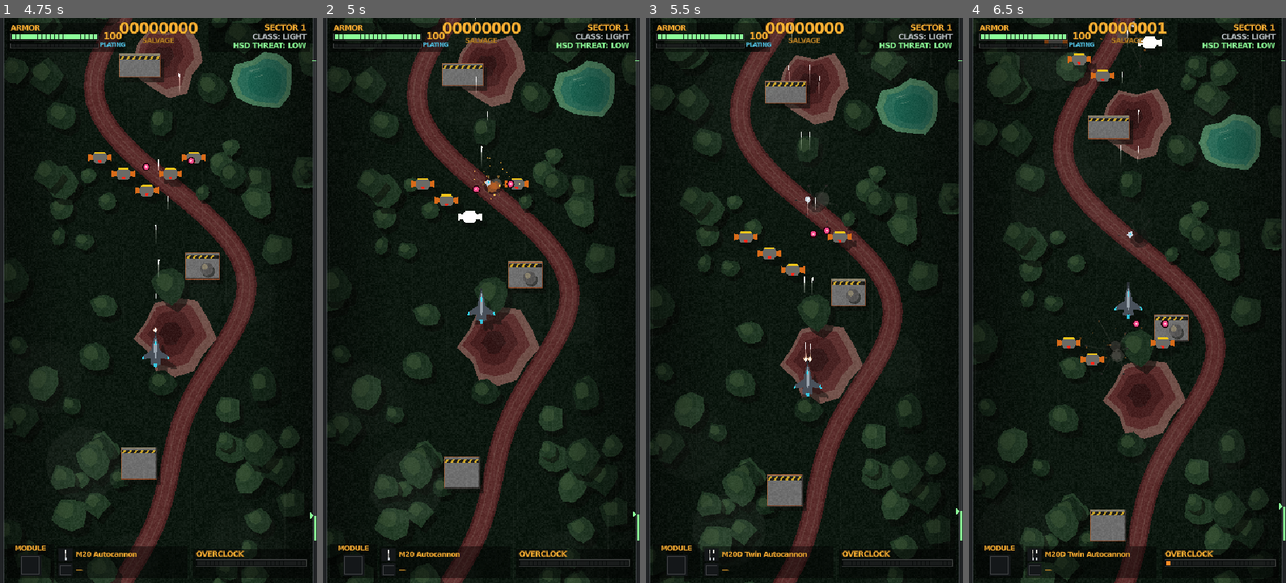
Above: before the commit, frames 1-4 (left to right).
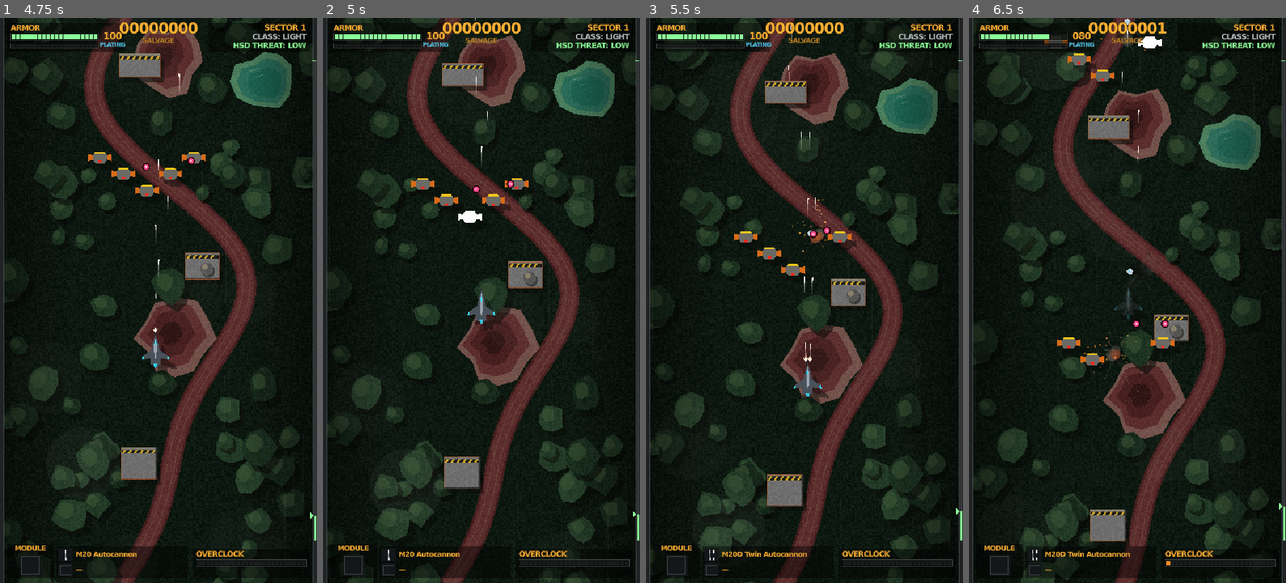
Above: after the commit, the same moments.

Repository: scenebiscuit-cell/asset-zero
Game: Godot game, scene res://scenes/main/main.tscn
Two runs of this game, one before a commit and one after it. Both use one fixed random seed, a clock stepped at 60 frames per second and the inputs below.
Inputs (mouse positions are in pixels of both pictures, inside the frame that each line leads up to):
- Up to frame 1 (4.75 s): tap Enter at 0.5 s; move the mouse to (228, 272) at 0.52 s; hold D (move_right) 0.53-1.25 s; hold Space (fire) 0.53-1.25 s; click (228, 272) at 0.67 s; drag from (95, 328) to (272, 436) at 1.27 s; move the mouse to (190, 176) at 2.02 s; hold D (move_right) 2.03-2.75 s; hold Shift (morph) 2.03-2.75 s; tap Space (fire) at 2.3 s; drag from (142, 413) to (301, 430) at 2.77 s; move the mouse to (253, 385) at 3.52 s; hold A (move_left) 3.53-4.25 s; hold Space (fire) 3.53-4.25 s; tap 1 at 3.6 s; drag from (63, 215) to (171, 125) at 4.27 s
- Up to frame 2 (5 s): no input
- Up to frame 3 (5.5 s): move the mouse to (820, 300) at 5.02 s; hold S (move_down) from 5.03 s (still down); hold Space (fire) from 5.03 s (still down); tap 2 at 5.1 s; click (820, 300) at 5.17 s
- Up to frame 4 (6.5 s): release S (move_down) at 5.75 s; release Space (fire) at 5.75 s; drag from (1079, 159) to (1133, 260) at 5.77 s

Frame 1 is identical in both runs. In frame 2, 0.3% of the frame differs, in the area x 47-63%, y 24-35%; in frame 3, 0.3%; in frame 4, 0.7%, in the area x 25-61%, y 0-67%.

Commit message:
Step 11 part 2: Flak Burst and Drill Lance modules; enemy HP up ~30%
Co-Authored-By: Claude Opus 5.5 <noreply@anthropic.com>

Diff:
--- a/data/enemies/aa_emplacement.tres
+++ b/data/enemies/aa_emplacement.tres
@@ -1,14 +1,16 @@
-[gd_resource type="Resource" script_class="EnemyData" load_steps=2 format=3]
+[gd_resource type="Resource" script_class="EnemyData" load_steps=3 format=3]
 
 [ext_resource type="Script" path="res://resources/enemy_data.gd" id="1_enemy"]
+[ext_resource type="Resource" path="res://data/modules/flak_burst.tres" id="2_module"]
 
 [resource]
 script = ExtResource("1_enemy")
 layer = 1
-max_hp = 60
+max_hp = 80
 speed = 0.0
 salvage = 3
 contact_damage = 0
 fire_interval = 1.4
 round_speed = 230.0
 round_damage = 12
+module = ExtResource("2_module")
--- a/data/enemies/armored_transport.tres
+++ b/data/enemies/armored_transport.tres
@@ -5,7 +5,7 @@
 [resource]
 script = ExtResource("1_enemy")
 layer = 0
-max_hp = 160
+max_hp = 210
 speed = 55.0
 salvage = 6
 contact_damage = 30
--- a/data/enemies/hg7_gunship.tres
+++ b/data/enemies/hg7_gunship.tres
@@ -6,7 +6,7 @@
 [resource]
 script = ExtResource("1_enemy")
 layer = 0
-max_hp = 90
+max_hp = 120
 speed = 160.0
 salvage = 5
 contact_damage = 25
--- a/data/enemies/id4_interceptor_drone.tres
+++ b/data/enemies/id4_interceptor_drone.tres
@@ -5,7 +5,7 @@
 [resource]
 script = ExtResource("1_enemy")
 layer = 0
-max_hp = 15
+max_hp = 20
 speed = 150.0
 salvage = 2
 contact_damage = 15
--- a/data/enemies/mining_platform.tres
+++ b/data/enemies/mining_platform.tres
@@ -1,11 +1,13 @@
-[gd_resource type="Resource" script_class="EnemyData" load_steps=2 format=3]
+[gd_resource type="Resource" script_class="EnemyData" load_steps=3 format=3]
 
 [ext_resource type="Script" path="res://resources/enemy_data.gd" id="1_enemy"]
+[ext_resource type="Resource" path="res://data/modules/drill_lance.tres" id="2_module"]
 
 [resource]
 script = ExtResource("1_enemy")
 layer = 1
-max_hp = 220
+max_hp = 290
 speed = 0.0
 salvage = 8
 contact_damage = 0
+module = ExtResource("2_module")
--- a/data/enemies/rd2_recon_drone.tres
+++ b/data/enemies/rd2_recon_drone.tres
@@ -5,7 +5,7 @@
 [resource]
 script = ExtResource("1_enemy")
 layer = 0
-max_hp = 20
+max_hp = 25
 speed = 180.0
 salvage = 1
 contact_damage = 20
--- /dev/null
+++ b/data/modules/drill_lance.tres
@@ -0,0 +1,13 @@
+[gd_resource type="Resource" script_class="DrillLanceData" load_steps=3 format=3]
+
+[ext_resource type="Script" path="res://resources/drill_lance_data.gd" id="1_drill"]
+[ext_resource type="PackedScene" path="res://scenes/weapons/modules/drill_lance.tscn" id="2_scene"]
+
+[resource]
+script = ExtResource("1_drill")
+color = Color(0.75, 0.85, 0.95, 1)
+name_key = "MODULE_DRILL_LANCE"
+hardpoint = 4
+scene = ExtResource("2_scene")
+fire_interval = 0.06
+damage = 5
--- /dev/null
+++ b/data/modules/flak_burst.tres
@@ -0,0 +1,14 @@
+[gd_resource type="Resource" script_class="FlakBurstData" load_steps=3 format=3]
+
+[ext_resource type="Script" path="res://resources/flak_burst_data.gd" id="1_flak"]
+[ext_resource type="PackedScene" path="res://scenes/weapons/modules/flak_burst.tscn" id="2_scene"]
+
+[resource]
+script = ExtResource("1_flak")
+color = Color(1, 0.8, 0.2, 1)
+round_tint = Color(1, 0.92, 0.6, 1)
+name_key = "MODULE_FLAK_BURST"
+hardpoint = 4
+scene = ExtResource("2_scene")
+fire_interval = 0.45
+damage = 14
--- /dev/null
+++ b/resources/drill_lance_data.gd
@@ -0,0 +1,12 @@
+class_name DrillLanceData
+extends ModuleData
+## Drill Lance (from the Mining Platform): a short spinning drill beam that pierces everything.
+## fire_interval is the damage tick; damage is per tick, to every enemy the drill touches.
+
+## How far the drill reaches past the Salvage Mount, in pixels.
+@export var length: float = 130.0
+## Lance form: the drill extends twice as far (DESIGN.md §5.8).
+@export var lance_length: float = 260.0
+@export var width: float = 14.0
+## Seconds to extend to full length (and to pull back in when Fire is released).
+@export var extend_time: float = 0.08
--- /dev/null
+++ b/resources/flak_burst_data.gd
@@ -0,0 +1,14 @@
+class_name FlakBurstData
+extends ModuleData
+## Flak Burst (from the AA Emplacement): rounds that burst in a small blast after a short distance.
+## damage is per blast, to everything inside it.
+
+@export var rounds: int = 2
+## Gunship form fans the rounds out by this much in total, in degrees. Lance form fires them straight.
+@export var fan_degrees: float = 20.0
+@export var round_speed: float = 620.0
+## How far a round flies before bursting on its own.
+@export var burst_distance: float = 190.0
+## Lance form: longer range before bursting (DESIGN.md §5.8).
+@export var lance_burst_distance: float = 380.0
+@export var blast_radius: float = 36.0
--- a/scenes/player/player.tscn
+++ b/scenes/player/player.tscn
@@ -19,6 +19,8 @@
 [ext_resource type="Script" path="res://scenes/player/assimilate_fx.gd" id="17_assimilate"]
 [ext_resource type="Resource" path="res://data/modules/spread_cannon.tres" id="18_spread"]
 [ext_resource type="Script" path="res://resources/module_data.gd" id="19_module_data"]
+[ext_resource type="Resource" path="res://data/modules/flak_burst.tres" id="20_flak"]
+[ext_resource type="Resource" path="res://data/modules/drill_lance.tres" id="21_drill"]
 
 [sub_resource type="CapsuleShape2D" id="CapsuleShape2D_hitbox"]
 resource_local_to_scene = true
@@ -213,4 +215,4 @@
 hardpoints = NodePath("../Hardpoints")
 nose_options = Array[ExtResource("11_weapon_data")]([ExtResource("3_m20"), ExtResource("13_m20d"), ExtResource("14_hel1")])
 pylon_options = Array[ExtResource("11_weapon_data")]([ExtResource("16_r1"), ExtResource("15_mk1")])
-module_options = Array[ExtResource("19_module_data")]([ExtResource("18_spread")])
+module_options = Array[ExtResource("19_module_data")]([ExtResource("18_spread"), ExtResource("20_flak"), ExtResource("21_drill")])
--- a/scenes/ui/weapon_icon.gd
+++ b/scenes/ui/weapon_icon.gd
@@ -86,5 +86,17 @@
 		for i: int in 5:
 			var angle: float = -PI / 2.0 + (i - 2) * 0.35
 			draw_line(center + Vector2(0.0, radius * 0.45), center + Vector2.from_angle(angle) * radius * 0.6, sign_color, 1.0)
+	elif module is FlakBurstData:
+		draw_circle(center + Vector2(0.0, -2.0), radius * 0.22, sign_color)
+		for i: int in 8:
+			var ray: Vector2 = Vector2.from_angle(i * PI / 4.0)
+			draw_line(center + Vector2(0.0, -2.0) + ray * radius * 0.3, center + Vector2(0.0, -2.0) + ray * radius * 0.5, sign_color, 1.0)
+	elif module is DrillLanceData:
+		var drill: PackedVector2Array = PackedVector2Array([center + Vector2(-radius * 0.3, radius * 0.5),
+				center + Vector2(radius * 0.3, radius * 0.5), center + Vector2(0.0, -radius * 0.65)])
+		draw_colored_polygon(drill, sign_color)
+		for i: int in 3:
+			var y: float = radius * (0.3 - i * 0.3)
+			draw_line(center + Vector2(-radius * 0.2, y), center + Vector2(radius * 0.2, y - 2.0), module.color, 1.0)
 	else:
 		draw_circle(center, radius * 0.25, sign_color)
--- /dev/null
+++ b/scenes/weapons/modules/drill_lance.gd
@@ -0,0 +1,74 @@
+class_name DrillLance
+extends ModuleWeapon
+## Drill Lance module (DESIGN.md §5.8): a short spinning drill that pierces everything it touches.
+## Lance form extends it twice as far. Pulls back in when Fire is released.
+
+## How fast the drill's threads scroll, in pixels per second (the spinning look).
+@export var spin_speed: float = 160.0
+@export var thread_spacing: float = 9.0
+@export var drill_color: Color = Color(0.5, 0.55, 0.6)
+@export var thread_color: Color = Color(0.9, 0.95, 1.0)
+
+var _drill: DrillLanceData
+var _length: float = 0.0
+var _tick: float = 0.0
+var _spin: float = 0.0
+## Reused every redraw, so the drill never allocates while spinning.
+var _wedge: PackedVector2Array = PackedVector2Array([Vector2.ZERO, Vector2.ZERO, Vector2.ZERO])
+
+@onready var _bore: Area2D = $Bore
+@onready var _bore_shape: CollisionShape2D = $Bore/Shape
+@onready var _drill_visual: Node2D = $Visual/Drill
+
+
+func _ready() -> void:
+	super()
+	_drill = data as DrillLanceData
+	_bore_shape.shape = RectangleShape2D.new()
+	_drill_visual.draw.connect(_draw_drill)
+	_set_length(0.0)
+
+
+func _physics_process(delta: float) -> void:
+	var active: bool = firing and enabled
+	var wanted: float = 0.0
+	if active:
+		wanted = _drill.lance_length if converged else _drill.length
+	if not is_equal_approx(_length, wanted):
+		var rate: float = maxf(_drill.length, _drill.lance_length) / _drill.extend_time
+		_set_length(move_toward(_length, wanted, rate * delta))
+	if _length <= 0.0:
+		_tick = maxf(_tick - delta, 0.0)
+		return
+	_spin = fmod(_spin + spin_speed * delta, thread_spacing)
+	_drill_visual.queue_redraw()
+	_tick -= delta
+	if _tick <= 0.0:
+		_tick += _drill.fire_interval
+		for area: Area2D in _bore.get_overlapping_areas():
+			var enemy: Enemy = area as Enemy
+			if enemy != null:
+				enemy.take_damage(scaled_damage(_drill.damage))
+
+
+func _set_length(length: float) -> void:
+	_length = length
+	(_bore_shape.shape as RectangleShape2D).size = Vector2(_drill.width, maxf(length, 1.0))
+	_bore_shape.position = Vector2(0.0, -length * 0.5)
+	_bore.monitoring = length > 0.0
+	_drill_visual.visible = length > 0.0
+	_drill_visual.queue_redraw()
+
+
+## A tapering wedge with threads that scroll toward the tip.
+func _draw_drill() -> void:
+	var half: float = _drill.width * 0.5
+	_wedge[0] = Vector2(-half, 0.0)
+	_wedge[1] = Vector2(half, 0.0)
+	_wedge[2] = Vector2(0.0, -_length)
+	_drill_visual.draw_colored_polygon(_wedge, drill_color)
+	var y: float = _spin
+	while y < _length - 4.0:
+		var w: float = half * (1.0 - y / _length)
+		_drill_visual.draw_line(Vector2(-w, -y), Vector2(w, -y - 4.0), thread_color, 1.0)
+		y += thread_spacing
--- /dev/null
+++ b/scenes/weapons/modules/drill_lance.tscn
@@ -0,0 +1,23 @@
+[gd_scene load_steps=2 format=3]
+
+[ext_resource type="Script" path="res://scenes/weapons/modules/drill_lance.gd" id="1_drill"]
+
+[node name="DrillLance" type="Node2D"]
+script = ExtResource("1_drill")
+
+[node name="Bore" type="Area2D" parent="."]
+collision_layer = 0
+collision_mask = 12
+monitoring = false
+monitorable = false
+
+[node name="Shape" type="CollisionShape2D" parent="Bore"]
+
+[node name="Visual" type="Node2D" parent="."]
+
+[node name="Drill" type="Node2D" parent="Visual"]
+z_index = -1
+
+[node name="Pod" type="Polygon2D" parent="Visual"]
+color = Color(0.32, 0.3, 0.28, 1)
+polygon = PackedVector2Array(-6, -3, 6, -3, 7, 3, -7, 3)
--- /dev/null
+++ b/scenes/weapons/modules/flak_burst.gd
@@ -0,0 +1,40 @@
+class_name FlakBurst
+extends ModuleWeapon
+## Flak Burst module (DESIGN.md §5.8): rounds burst in a small blast after a short distance.
+## Lance form fires them straight and lets them fly twice as far before bursting.
+
+var _flak: FlakBurstData
+var _cooldown: float = 0.0
+
+## Its own small pool of flak rounds. top_level, so the rounds fly in the world, not with the ship.
+@onready var _pool: ObjectPool = $FlakPool
+
+
+func _ready() -> void:
+	super()
+	_flak = data as FlakBurstData
+	_pool.top_level = true
+	_pool.global_position = Vector2.ZERO
+
+
+func _physics_process(delta: float) -> void:
+	_cooldown -= delta
+	if not firing or not enabled:
+		_cooldown = maxf(_cooldown, 0.0)
+		return
+	if _cooldown > 0.0:
+		return
+	_cooldown += _flak.fire_interval
+	var distance: float = _flak.lance_burst_distance if converged else _flak.burst_distance
+	for i: int in _flak.rounds:
+		var t: float = 0.0 if _flak.rounds < 2 else float(i) / (_flak.rounds - 1) - 0.5
+		var start: Vector2 = global_position
+		var direction: Vector2 = Vector2.UP
+		if converged:
+			start.x += t * 8.0
+		else:
+			direction = direction.rotated(deg_to_rad(t * _flak.fan_degrees))
+		var flak_round: FlakRound = _pool.acquire() as FlakRound
+		if flak_round != null:
+			flak_round.activate(start, direction * _flak.round_speed, distance,
+					scaled_damage(_flak.damage), _flak.blast_radius, _flak.round_tint)
--- /dev/null
+++ b/scenes/weapons/modules/flak_burst.tscn
@@ -0,0 +1,27 @@
+[gd_scene load_steps=4 format=3]
+
+[ext_resource type="Script" path="res://scenes/weapons/modules/flak_burst.gd" id="1_flak"]
+[ext_resource type="Script" path="res://scenes/weapons/object_pool.gd" id="2_pool"]
+[ext_resource type="PackedScene" path="res://scenes/weapons/modules/flak_round.tscn" id="3_round"]
+
+[node name="FlakBurst" type="Node2D"]
+script = ExtResource("1_flak")
+
+[node name="FlakPool" type="Node2D" parent="."]
+script = ExtResource("2_pool")
+scene = ExtResource("3_round")
+pool_size = 16
+
+[node name="Visual" type="Node2D" parent="."]
+
+[node name="Pod" type="Polygon2D" parent="Visual"]
+color = Color(0.32, 0.3, 0.28, 1)
+polygon = PackedVector2Array(-5, -3, 5, -3, 6, 3, -6, 3)
+
+[node name="BarrelLeft" type="Polygon2D" parent="Visual"]
+color = Color(0.85, 0.7, 0.25, 1)
+polygon = PackedVector2Array(-4, -3, -2, -3, -2, -9, -4, -9)
+
+[node name="BarrelRight" type="Polygon2D" parent="Visual"]
+color = Color(0.85, 0.7, 0.25, 1)
+polygon = PackedVector2Array(2, -3, 4, -3, 4, -9, 2, -9)
--- /dev/null
+++ b/scenes/weapons/modules/flak_round.gd
@@ -0,0 +1,88 @@
+class_name FlakRound
+extends PooledObject
+## Flak Burst round: flies a set distance (or until it touches an enemy), then bursts and damages
+## every enemy inside the blast.
+
+const OFFSCREEN_MARGIN: float = 32.0
+## Enemies, air and ground (CLAUDE.md collision layers 3 and 4).
+const ENEMY_MASK: int = (1 << 2) | (1 << 3)
+
+@export var blast_time: float = 0.25
+
+var _velocity: Vector2 = Vector2.ZERO
+var _distance_left: float = 0.0
+var _damage: int = 0
+var _radius: float = 0.0
+var _blast_left: float = 0.0
+var _query: PhysicsShapeQueryParameters2D
+var _circle: CircleShape2D
+
+@onready var _hitbox: CollisionShape2D = $Hitbox
+@onready var _shell: Node2D = $Visual/Shell
+@onready var _blast: Polygon2D = $Visual/Blast
+@onready var _sparks: CPUParticles2D = $Visual/Sparks
+
+
+func _ready() -> void:
+	area_entered.connect(_on_area_entered)
+	# Built once and reused for every burst.
+	_circle = CircleShape2D.new()
+	_query = PhysicsShapeQueryParameters2D.new()
+	_query.shape = _circle
+	_query.collision_mask = ENEMY_MASK
+	_query.collide_with_areas = true
+	_query.collide_with_bodies = false
+
+
+func activate(start: Vector2, velocity: Vector2, burst_distance: float, damage: int, radius: float,
+		tint: Color) -> void:
+	global_position = start
+	rotation = velocity.angle() + PI / 2.0
+	_velocity = velocity
+	_distance_left = burst_distance
+	_damage = damage
+	_radius = radius
+	_blast_left = 0.0
+	modulate = tint
+	_shell.visible = true
+	_blast.visible = false
+	_hitbox.set_deferred("disabled", false)
+	_start()
+
+
+func _physics_process(delta: float) -> void:
+	if _blast_left > 0.0:
+		_blast_left -= delta
+		var t: float = 1.0 - _blast_left / blast_time
+		# The blast polygon is 10 px across its radius at scale 1.
+		_blast.scale = Vector2.ONE * (_radius / 10.0) * lerpf(0.5, 1.0, t)
+		_blast.modulate.a = 1.0 - t
+		if _blast_left <= 0.0:
+			deactivate()
+		return
+	var step: Vector2 = _velocity * delta
+	position += step
+	_distance_left -= step.length()
+	if _distance_left <= 0.0:
+		_burst()
+	elif not get_viewport_rect().grow(OFFSCREEN_MARGIN).has_point(global_position):
+		deactivate()
+
+
+func _on_area_entered(area: Area2D) -> void:
+	if is_active() and _blast_left <= 0.0 and area is Enemy:
+		_burst()
+
+
+func _burst() -> void:
+	_blast_left = blast_time
+	_shell.visible = false
+	_blast.visible = true
+	_hitbox.set_deferred("disabled", true)
+	_sparks.restart()
+	_circle.radius = _radius
+	_query.transform = Transform2D(0.0, global_position)
+	for hit: Dictionary in get_world_2d().direct_space_state.intersect_shape(_query, 16):
+		var enemy: Enemy = hit["collider"] as Enemy
+		if enemy != null:
+			enemy.take_damage(_damage)
--- /dev/null
+++ b/scenes/weapons/modules/flak_round.tscn
@@ -0,0 +1,52 @@
+[gd_scene load_steps=5 format=3]
+
+[ext_resource type="Script" path="res://scenes/weapons/modules/flak_round.gd" id="1_flak"]
+
+[sub_resource type="CircleShape2D" id="CircleShape2D_flak"]
+radius = 3.0
+
+[sub_resource type="CanvasItemMaterial" id="CanvasItemMaterial_add"]
+blend_mode = 1
+
+[sub_resource type="Gradient" id="Gradient_sparks"]
+colors = PackedColorArray(1, 0.95, 0.7, 1, 1, 0.6, 0.15, 0)
+
+[node name="FlakRound" type="Area2D"]
+collision_layer = 2
+collision_mask = 12
+monitorable = false
+script = ExtResource("1_flak")
+
+[node name="Hitbox" type="CollisionShape2D" parent="."]
+shape = SubResource("CircleShape2D_flak")
+
+[node name="Visual" type="Node2D" parent="."]
+
+[node name="Shell" type="Polygon2D" parent="Visual"]
+material = SubResource("CanvasItemMaterial_add")
+color = Color(1, 0.95, 0.8, 1)
+polygon = PackedVector2Array(0, -5, 2, -1, 2, 4, -2, 4, -2, -1)
+
+[node name="Blast" type="Polygon2D" parent="Visual"]
+visible = false
+material = SubResource("CanvasItemMaterial_add")
+polygon = PackedVector2Array(0, -10, 7.1, -7.1, 10, 0, 7.1, 7.1, 0, 10, -7.1, 7.1, -10, 0, -7.1, -7.1)
+vertex_colors = PackedColorArray(1, 0.8, 0.4, 0.9, 1, 0.95, 0.75, 0.6, 1, 0.8, 0.4, 0.9, 1, 0.95, 0.75, 0.6, 1, 0.8, 0.4, 0.9, 1, 0.95, 0.75, 0.6, 1, 0.8, 0.4, 0.9, 1, 0.95, 0.75, 0.6)
+
+[node name="Sparks" type="CPUParticles2D" parent="Visual"]
+material = SubResource("CanvasItemMaterial_add")
+emitting = false
+amount = 10
+lifetime = 0.3
+one_shot = true
+explosiveness = 1.0
+local_coords = false
+spread = 180.0
+gravity = Vector2(0, 0)
+initial_velocity_min = 60.0
+initial_velocity_max = 150.0
+damping_min = 150.0
+damping_max = 250.0
+scale_amount_min = 1.5
+scale_amount_max = 2.5
+color_ramp = SubResource("Gradient_sparks")
Not shown, added: resources/drill_lance_data.gd.uid
Not shown, added: resources/flak_burst_data.gd.uid
Not shown: 1 places in scenes/player/player.tscn that only renumber resources
Not shown, added: scenes/weapons/modules/drill_lance.gd.uid
Not shown, added: scenes/weapons/modules/flak_burst.gd.uid
Not shown, added: scenes/weapons/modules/flak_round.gd.uid
Not shown, changed: ROADMAP.md
